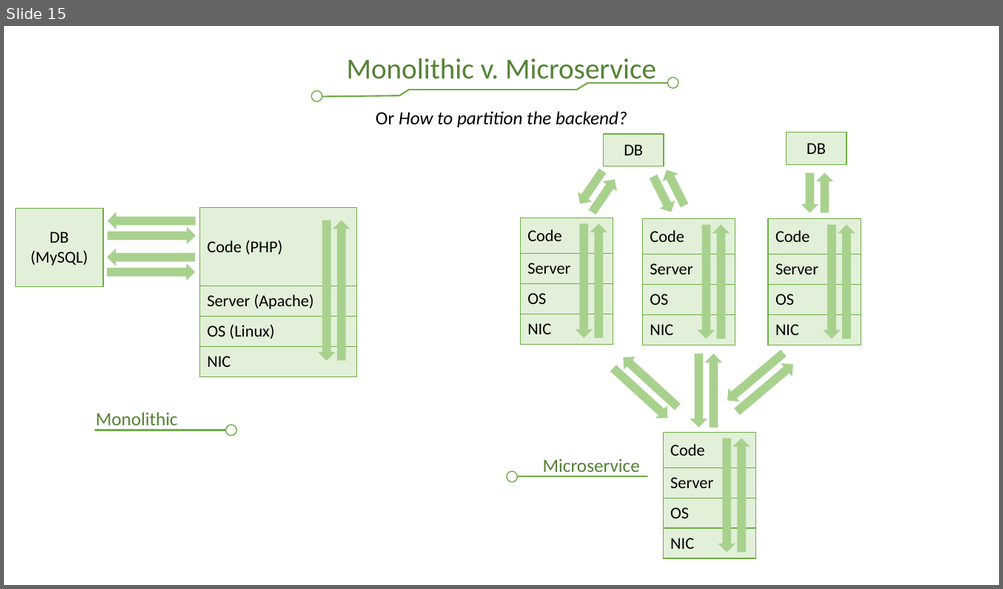
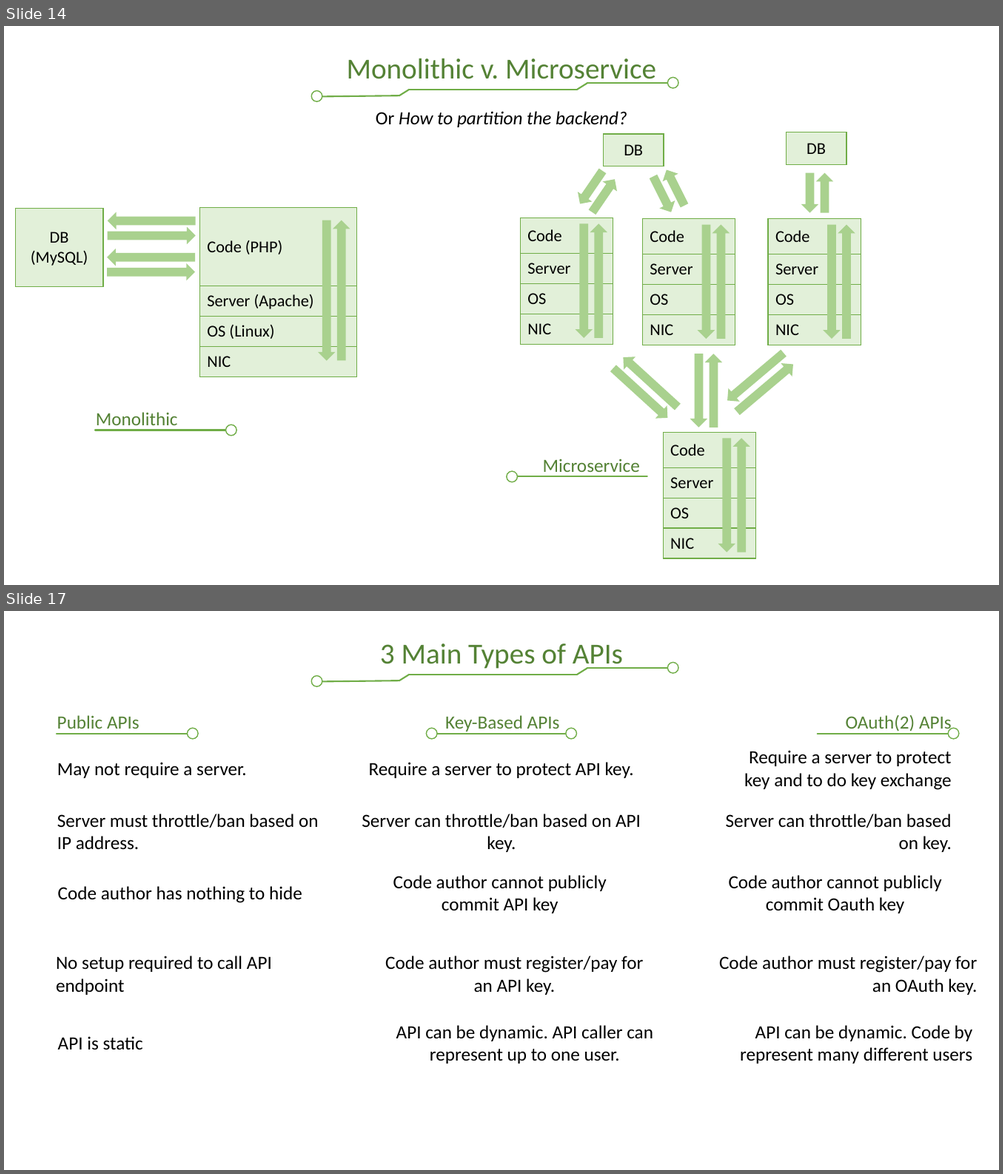
Before and after one commit to CS3550/Fall2020, a slide deck: Network Parts and Terms.pptx. Shown one above the other, each under a label of ours: slide 15 before the commit, slides 14 and 17 after it; the slides between them are not shown. The pictures are 1003x589 and 1003x1174 pixels, drawn with LibreOffice and Linux fonts; fonts in the diff are those of the drawing; background and template pictures are left out. Boxes give left, top, right and bottom in pixels: in the first picture for what was removed or moved away, otherwise in the second. Text is boxed around its words. In the diff, an @@ line names an element or a change of style, - is before the commit and + after.

```diff
--- a/Network Parts and Terms.pptx
+++ b/Network Parts and Terms.pptx
@@ slide 17 added at [4,611,999,1170], background #FFFFFF @@
@@ text added at [380,644,623,671], 28 pt, text #548235 @@
+3 Main Types of APIs
@@ group added at [311,663,678,687]: 5 lines, 2 ellipses @@
@@ text added at [57,715,139,734], 18 pt, text #548235 @@
+Public APIs
@@ text added at [845,715,951,734], 18 pt, text #548235 @@
+OAuth(2) APIs
@@ line added from (57, 733) to (187, 733), #70AD47 1.5 pt @@
@@ ellipse added at [188,728,199,739], fill #FFFFFF, outline #70AD47 1 pt @@
@@ group added at [427,715,577,739]: 2 ellipses, 1 text, 1 line @@
+Key-Based APIs
@@ line added from (817, 733) to (947, 733), #70AD47 1.5 pt @@
@@ ellipse added at [948,728,959,739], fill #FFFFFF, outline #70AD47 1 pt @@
@@ text added at [57,762,247,778], 18 pt, text #000000 @@
+May not require a server.
@@ text added at [369,762,634,778], 18 pt, text #000000 @@
+Require a server to protect API key.
@@ text added at [744,750,951,790], 18 pt, text #000000 @@
+Require a server to protect key and to do key exchange
@@ text added at [57,814,318,850], 18 pt, text #000000 @@
+Server must throttle/ban based on
+IP address.
@@ text added at [361,814,640,852], 18 pt, text #000000 @@
+Server can throttle/ban based on API key.
@@ text added at [726,814,951,852], 18 pt, text #000000 @@
+Server can throttle/ban based on key.
@@ text added at [393,875,606,914], 18 pt, text #000000 @@
+Code author cannot publicly commit API key
@@ text added at [728,875,942,914], 18 pt, text #000000 @@
+Code author cannot publicly commit Oauth key
@@ text added at [58,886,302,903], 18 pt, text #000000 @@
+Code author has nothing to hide
@@ text added at [56,956,272,995], 18 pt, text #000000 @@
+No setup required to call API endpoint
@@ text added at [385,956,643,995], 18 pt, text #000000 @@
+Code author must register/pay for an API key.
@@ text added at [719,956,976,995], 18 pt, text #000000 @@
+Code author must register/pay for an OAuth key.
@@ text added at [396,1025,653,1064], 18 pt, text #000000 @@
+API can be dynamic. API caller can represent up to one user.
@@ text added at [740,1025,973,1064], 18 pt, text #000000 @@
+API can be dynamic. Code by represent many different users
@@ text added at [58,1037,143,1051], 18 pt, text #000000 @@
+API is static
@@ what was slide 15 is now slide 14 @@
```
Also in this commit, not shown: 1 slide changed, 1 other slide added.
